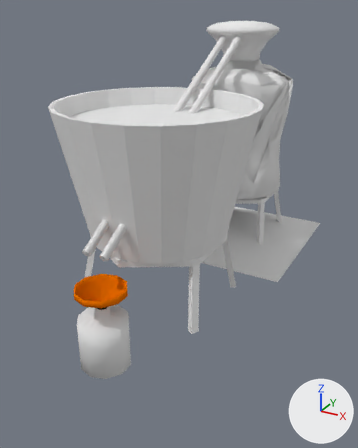
A saved change to the Blender file Still/AssetBundle/pontikkakeitin.blend.
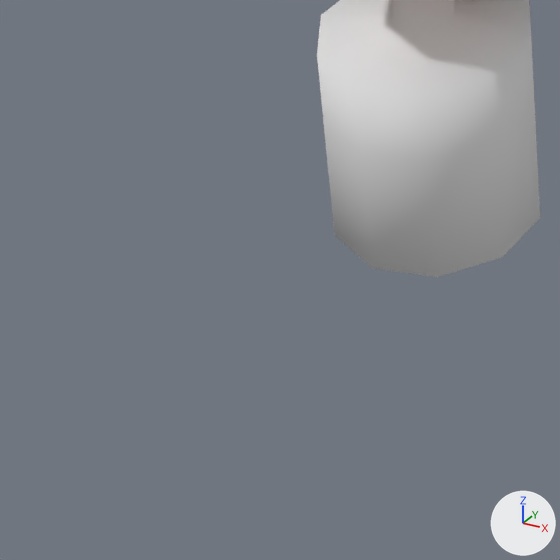
There are two pictures of each version: one whole from a camera (50 mm lens) standing at (4.02, -9.94, 4.69) and looking at (0.08, -2.79, 1.11), one close up on the part from 0% to 38% of the width and 70% to 100% of the height. Arrows for +X, +Y and +Z are at lower right; the lights stay in place.

The scene before the commit, as lines of its bpy script (objects in view):
```python
me_moonshine = bpy.data.meshes.new('Moonshine')
me_moonshine.from_pydata(...)  # 70 vertices, 61 faces; spans x -0.379..0.383, y -0.403..0.398, z -0.42..0.609
me_moonshine.polygons.foreach_set('use_smooth', [True] * 61)
me_moonshine.materials.append(mat_bottlematerial)  # its picture is missing
ob_moonshinebottle = bpy.data.objects.new('MoonshineBottle', me_moonshine)
ob_moonshinebottle.location = (0.0, -5.0, 0.0)
```
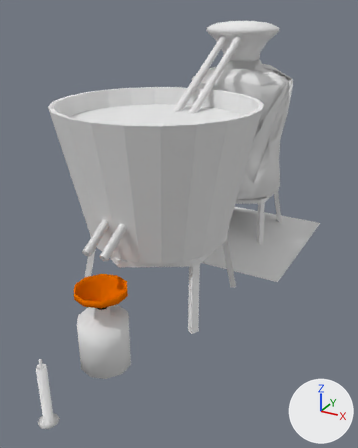
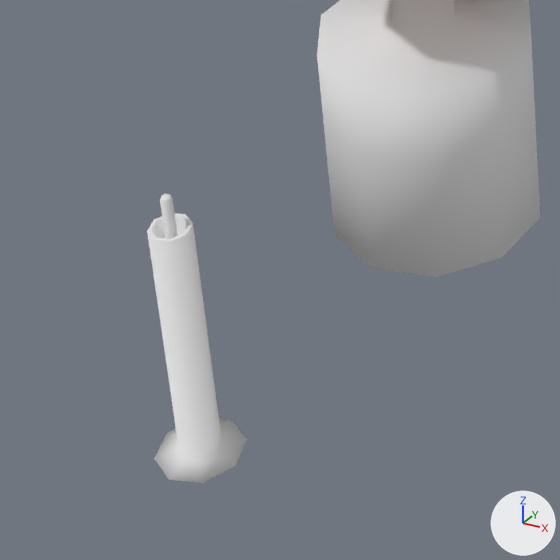
Where the change shows, as pixel boxes [x1, y1, x2, y2] in the close-ups (560 x 560 px):
'AlcometerTube', added
    after: [147, 213, 247, 483]
'AlcometerBobber', added
    after: [160, 194, 178, 239]

The edits, one by one:
Material 'AlcometerLiquidMaterial' (mat_alcometerliquidmaterial) is new.
Its base color is (0.8, 0.8, 0.8) (white #e7e7e7).
Material 'AlcometerGlassMaterial' (mat_alcometerglassmaterial) is new.
Its base color is (0.8, 0.8, 0.8) (white #e7e7e7).
Material 'AlcometerMeasureMaterial' (mat_alcometermeasurematerial) is new.
Its base color is (0.8, 0.8, 0.8) (white #e7e7e7).
Mesh me_cylinder_001 is new.
It has 56 vertices, 44 faces and spans x -0.149..0.149, y -0.149..0.149, z -0.471..0.443.
Faces by material slot: [34, 10].
It uses material mat_alcometerglassmaterial (white #e7e7e7).
It uses material mat_alcometerliquidmaterial (white #e7e7e7).
Mesh me_cylinder_003 is new.
It has 52 vertices, 43 faces and spans x -0.028..0.028, y -0.028..0.028, z 0.245..1.006.
Faces by material slot: [42, 1].
It uses material mat_alcometerglassmaterial (white #e7e7e7).
It uses material mat_alcometermeasurematerial (its picture is missing).
Object 'AlcometerTube' (ob_alcometertube) is new; it shows me_cylinder_001.
Its location is (0.0, -6.312, 0.0).
Object 'AlcometerBobber' (ob_alcometerbobber) is new; it shows me_cylinder_003.
Its location is (0.0, -6.312, -0.443).
